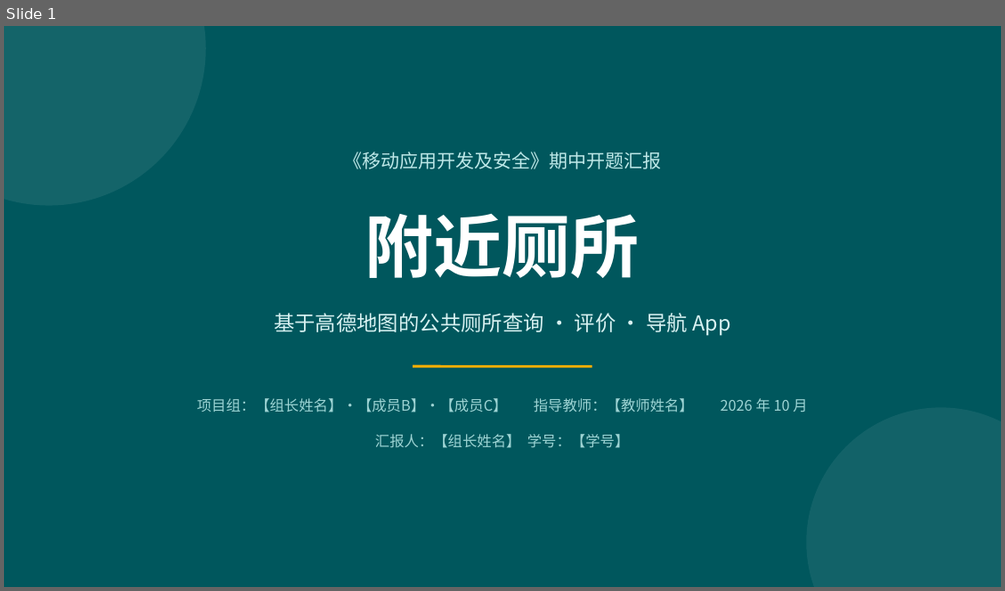
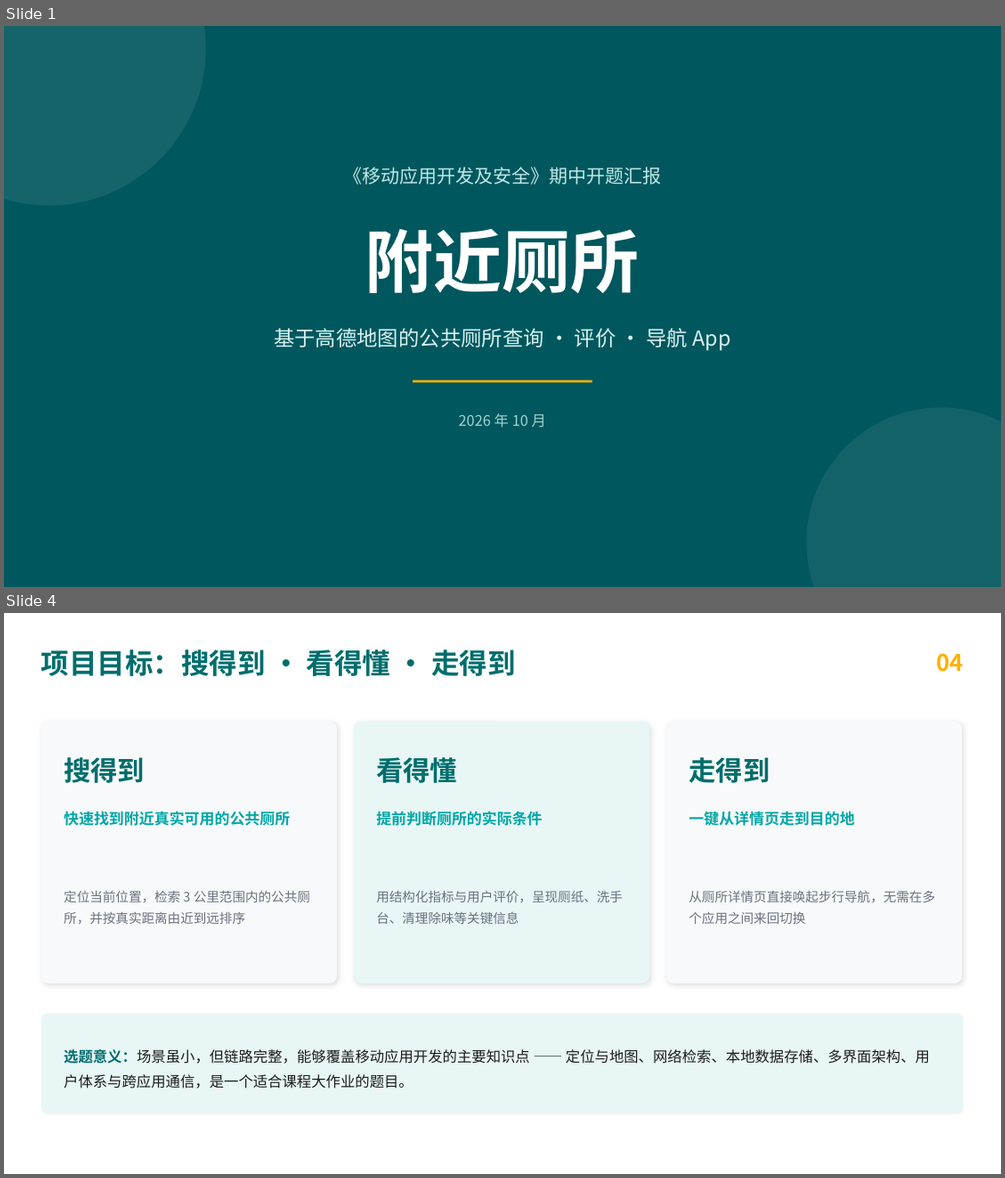
Before and after one commit to HeiCat233/lalmore, a slide deck: deliverables/期中开题汇报-附近厕所.pptx. Shown one above the other, each under a label of ours: slide 1 before the commit, slides 1 and 4 after it; the slides between them are not shown. The pictures are 1005x591 and 1005x1178 pixels, drawn with LibreOffice and Linux fonts; fonts in the diff are those of the drawing. Boxes give left, top, right and bottom in pixels: in the first picture for what was removed or moved away, otherwise in the second. Text is boxed around its words. In the diff, an @@ line names an element or a change of style, - is before the commit and + after.

```diff
--- a/deliverables/期中开题汇报-附近厕所.pptx
+++ b/deliverables/期中开题汇报-附近厕所.pptx
@@ slide 4 added at box(4, 613, 1001, 1174), background #FFFFFF @@
@@ text added at box(41, 649, 516, 676), 27 pt, text #006D6D, bold @@
+项目目标：搜得到 · 看得懂 · 走得到
@@ text added at box(936, 653, 963, 672), 22 pt, text #FFB000, bold @@
+04
@@ rounded rectangle added at box(41, 722, 337, 983), fill #F7F9FA @@
@@ rounded rectangle added at box(354, 722, 649, 983), fill #E8F6F6 @@
@@ rounded rectangle added at box(666, 722, 962, 983), fill #F7F9FA @@
@@ text added at box(64, 757, 145, 783), 26 pt, text #006D6D, bold @@
+搜得到
@@ text added at box(376, 757, 457, 783), 26 pt, text #006D6D, bold @@
+看得懂
@@ text added at box(688, 757, 769, 783), 26 pt, text #006D6D, bold @@
+走得到
@@ text added at box(64, 811, 290, 826), 14.5 pt, text #00A6A6, bold @@
+快速找到附近真实可用的公共厕所
@@ text added at box(376, 811, 542, 826), 14.5 pt, text #00A6A6, bold @@
+提前判断厕所的实际条件
@@ text added at box(688, 811, 854, 826), 14.5 pt, text #00A6A6, bold @@
+一键从详情页走到目的地
@@ text added at box(64, 891, 310, 925), 12.5 pt, text #6B7280 @@
+定位当前位置，检索 3 公里范围内的公共厕所，并按真实距离由近到远排序
@@ text added at box(376, 891, 623, 924), 12.5 pt, text #6B7280 @@
+用结构化指标与用户评价，呈现厕纸、洗手台、清理除味等关键信息
@@ text added at box(688, 891, 935, 924), 12.5 pt, text #6B7280 @@
+从厕所详情页直接唤起步行导航，无需在多个应用之间来回切换
@@ rounded rectangle added at box(41, 1013, 963, 1114), fill #E8F6F6 @@
@@ text added at box(64, 1049, 930, 1088), 14 pt, text #1B1B1B @@
+选题意义：场景虽小，但链路完整，能够覆盖移动应用开发的主要知识点 —— 定位与地图、网络检索、本地数据存储、多界面架构、用户体系与跨应用通信，是一个适合课程大作业的题目。
@@ slide 1 changed as well @@
@@ 3 texts, 1 line: place and size @@
-3 texts, 1 line at box(274, 151, 730, 366)
+3 texts, 1 line at box(274, 167, 730, 381)
@@ text at box(459, 413, 546, 427): text changed @@
-项目组：【组长姓名】·【成员B】·【成员C】 指导教师：【教师姓名】 2026 年 10 月
+2026 年 10 月
@@ text removed at box(375, 434, 630, 448) @@
-汇报人：【组长姓名】 学号：【学号】
```
Also in this commit, not shown: 3 other slides changed, 6 other slides added, 10 slides removed, 5 other files.
